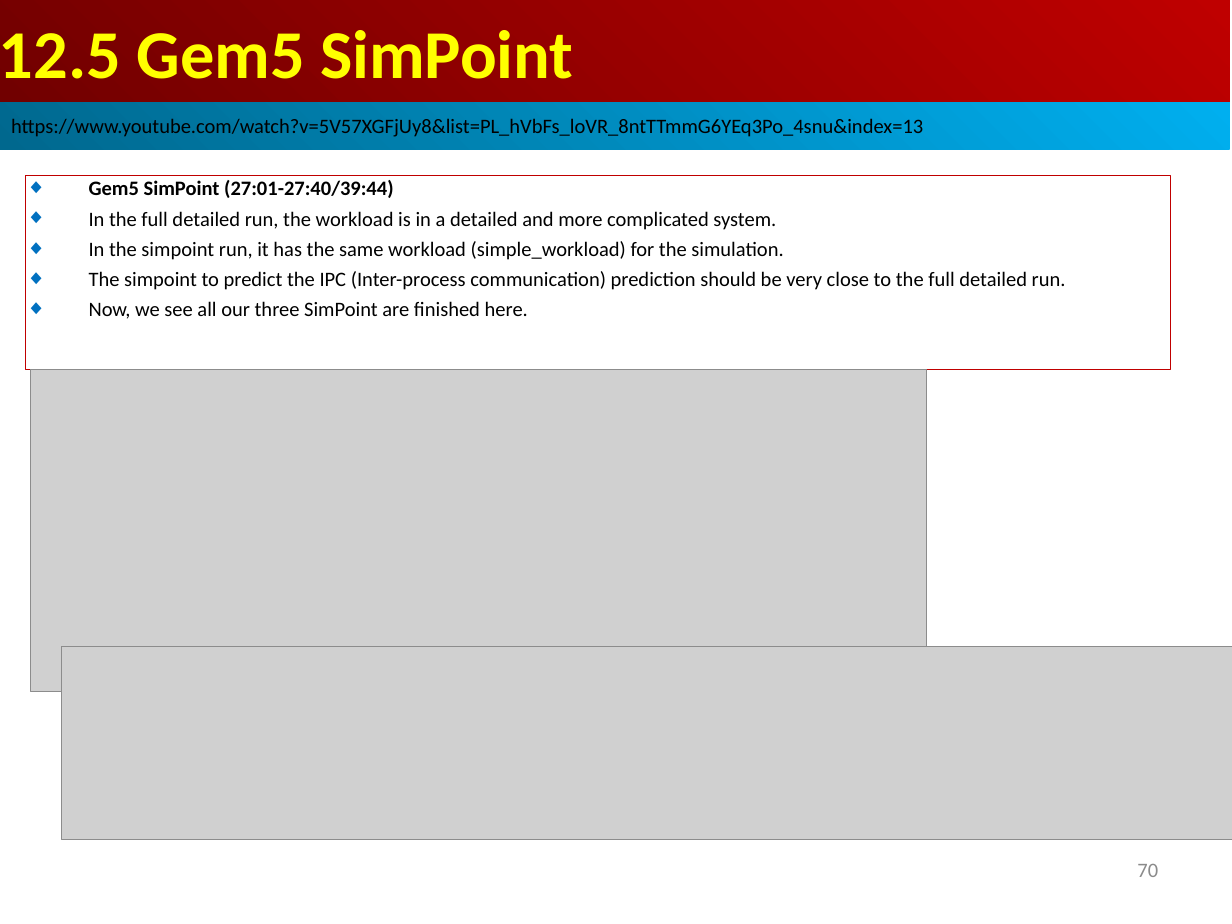
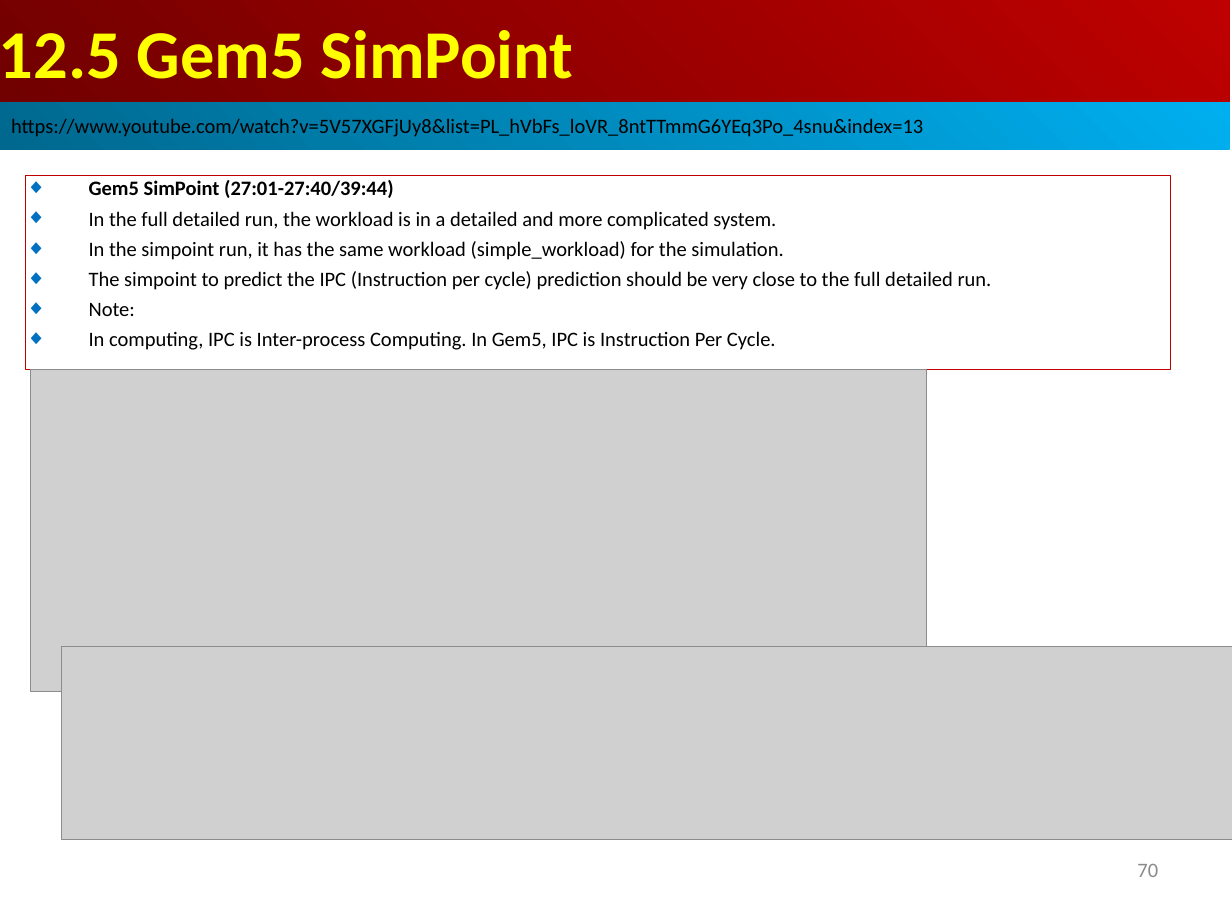
Before and after one commit to peterhchen/AIU_CS850_Gem5_McPAT, a slide deck: slide 70 of 050_Gem5/013.SampleSim/000_Video/013.SampleSim.ppt. Drawn at 1232x924 pixels with LibreOffice and Linux fonts; fonts in the diff are those of the drawing; grey boxes stand for pictures. Boxes give left, top, right and bottom in pixels: in the first picture for what was removed or moved away, otherwise in the second. Text is boxed around its words. In the diff, an @@ line names an element or a change of style, - is before the commit and + after.

```diff
--- a/050_Gem5/013.SampleSim/000_Video/013.SampleSim.ppt
+++ b/050_Gem5/013.SampleSim/000_Video/013.SampleSim.ppt
@@ text in rectangle at <box>89,271,992,350</box>: text changed @@
-◆ The simpoint to predict the IPC (Inter-process communication) prediction should be very close to the full detailed run.
-◆ Now, we see all our three SimPoint are finished here.
+◆ The simpoint to predict the IPC (Instruction per cycle) prediction should be very close to the full detailed run.
+◆ Note:
+◆ In computing, IPC is Inter-process Computing. In Gem5, IPC is Instruction Per Cycle.
```
Also in this commit, not shown: 1 other slide changed.
